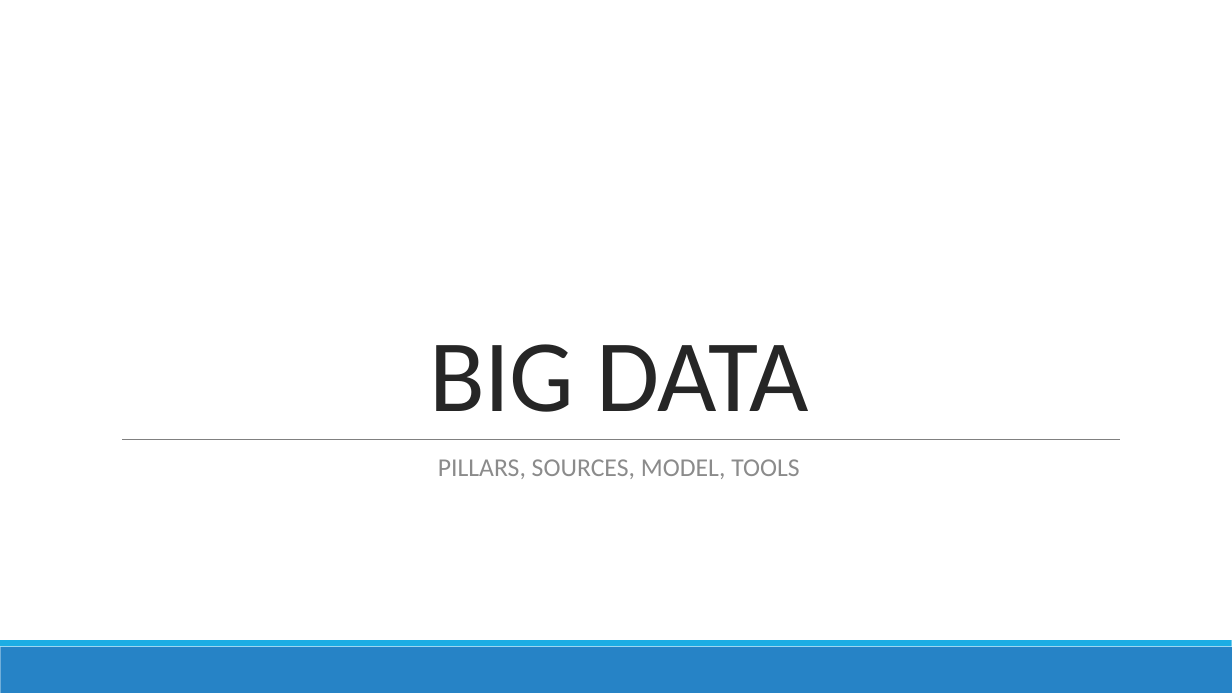
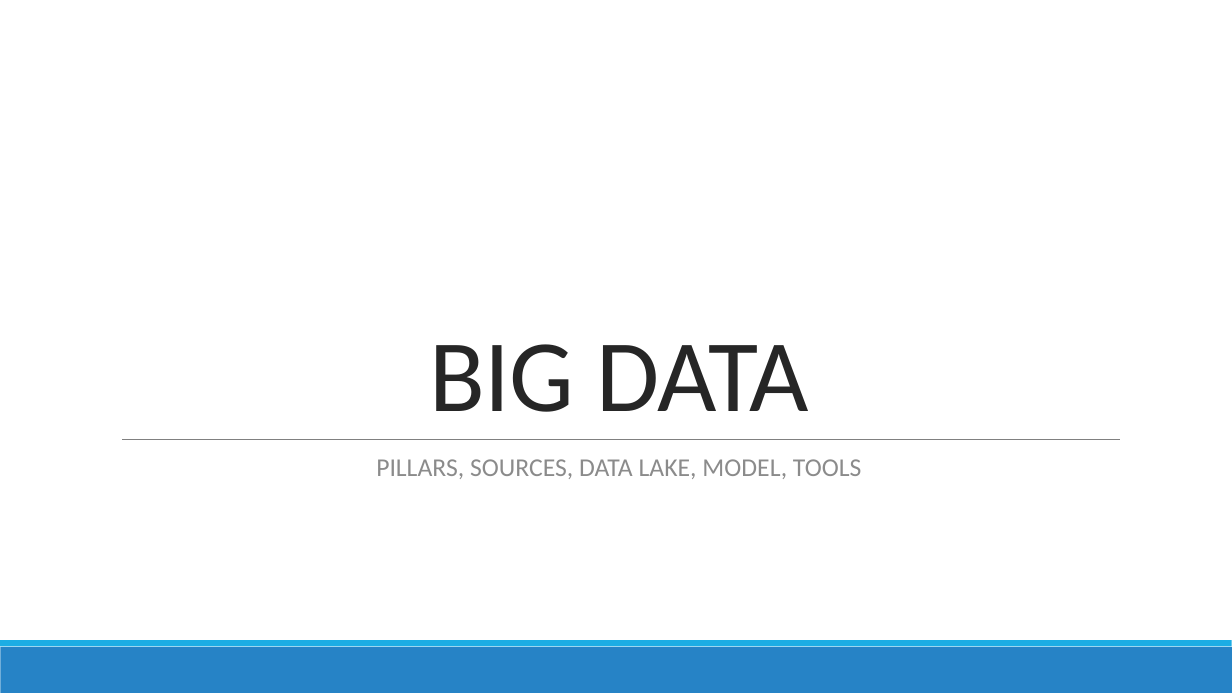
Before and after one commit to DistributedSystems-Fall2018-NEDUET/project-dist_sys, a slide deck: slide 10 of Project Interim Submission/Generic DS Framework.pptx. Drawn at 1232x693 pixels with LibreOffice and Linux fonts; fonts in the diff are those of the drawing. Boxes give left, top, right and bottom in pixels: in the first picture for what was removed or moved away, otherwise in the second. Text is boxed around its words. In the diff, an @@ line names an element or a change of style, - is before the commit and + after.

Commit message:
update slides
Updated: Data and Big Data header slides, add new content

```diff
--- a/Project Interim Submission/Generic DS Framework.pptx
+++ b/Project Interim Submission/Generic DS Framework.pptx
@@ text at bbox=[376, 459, 861, 479]: text changed @@
-  PILLARS, SOURCES, MODEL, TOOLS
+  PILLARS, SOURCES, DATA LAKE, MODEL, TOOLS
```
Also in this commit, not shown: 1 other slide changed.
